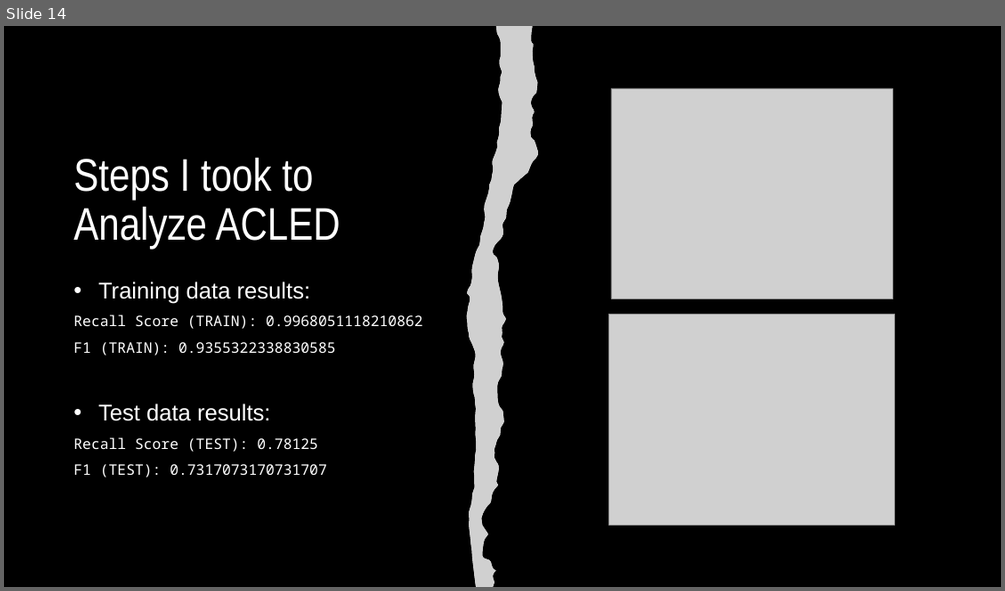
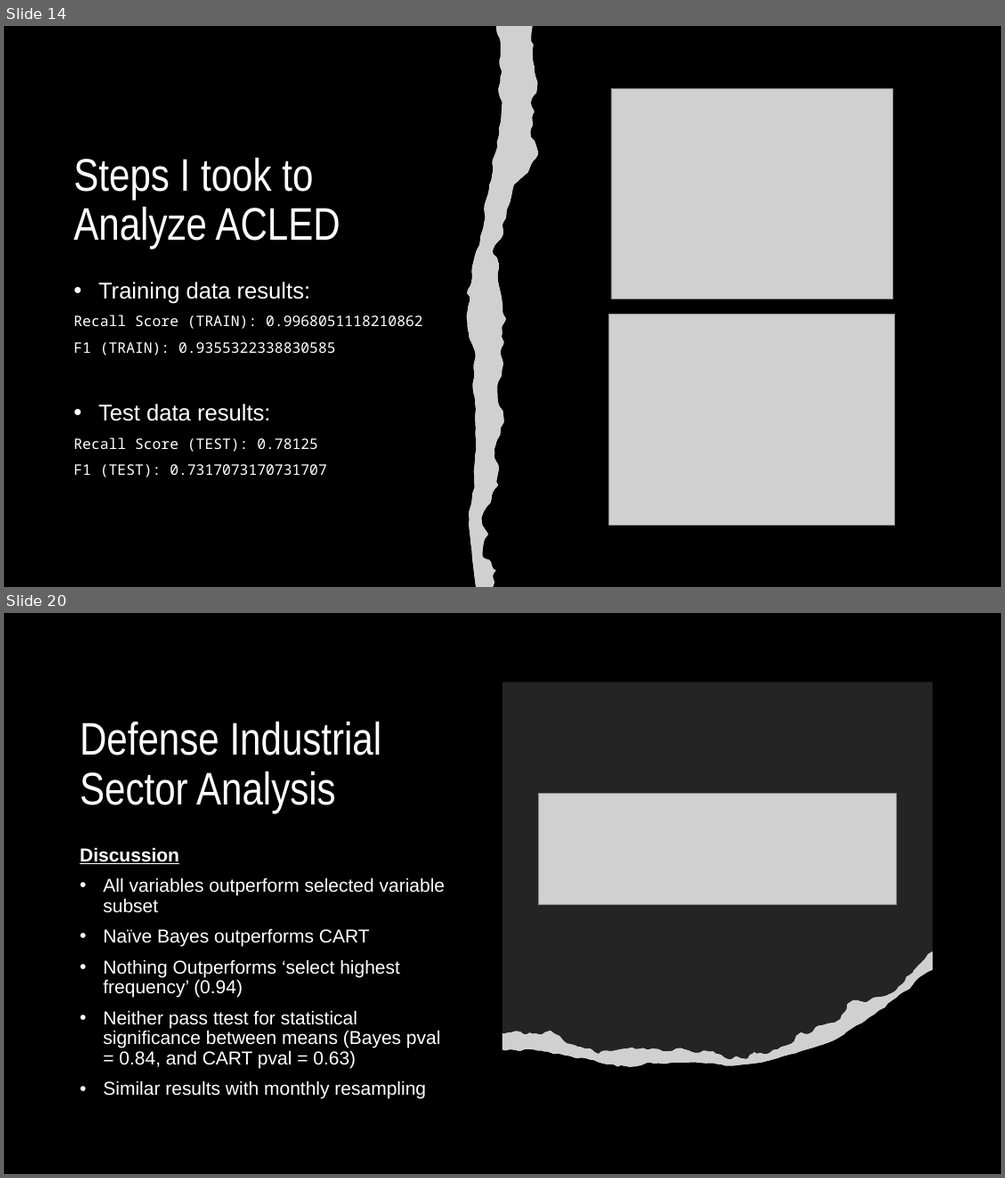
Before and after one commit to fs247/CSI777_Final_Project, a slide deck: CSI777_Final Presentation.pptx. Shown one above the other, each under a label of ours: slide 14 before the commit, slides 14 and 20 after it; the slides between them are not shown. The pictures are 1005x591 and 1005x1178 pixels, drawn with LibreOffice and Linux fonts; fonts in the diff are those of the drawing; grey boxes stand for pictures. Boxes give left, top, right and bottom in pixels: in the first picture for what was removed or moved away, otherwise in the second. Text is boxed around its words. In the diff, an @@ line names an element or a change of style, - is before the commit and + after.

```diff
--- a/CSI777_Final Presentation.pptx
+++ b/CSI777_Final Presentation.pptx
@@ slide 20 added at (4,613,1001,1174), background #000000 @@
@@ title added at (80,721,382,813), 44 pt, text #FFFFFF @@
+Defense Industrial Sector Analysis
@@ picture added at (539,793,896,904) @@
@@ text added at (80,847,445,1099), 18 pt, text #FFFFFF @@
+Discussion
+• All variables outperform selected variable subset
+• Naïve Bayes outperforms CART
+• Nothing Outperforms ‘select highest frequency’ (0.94)
+• Neither pass ttest for statistical significance between means (Bayes pval = 0.84, and CART pval = 0.63)
+• Similar results with monthly resampling
@@ group added at (502,682,933,1067): 3 freeform shapes, 1 picture @@
```
Also in this commit, not shown: 6 other slides added.
